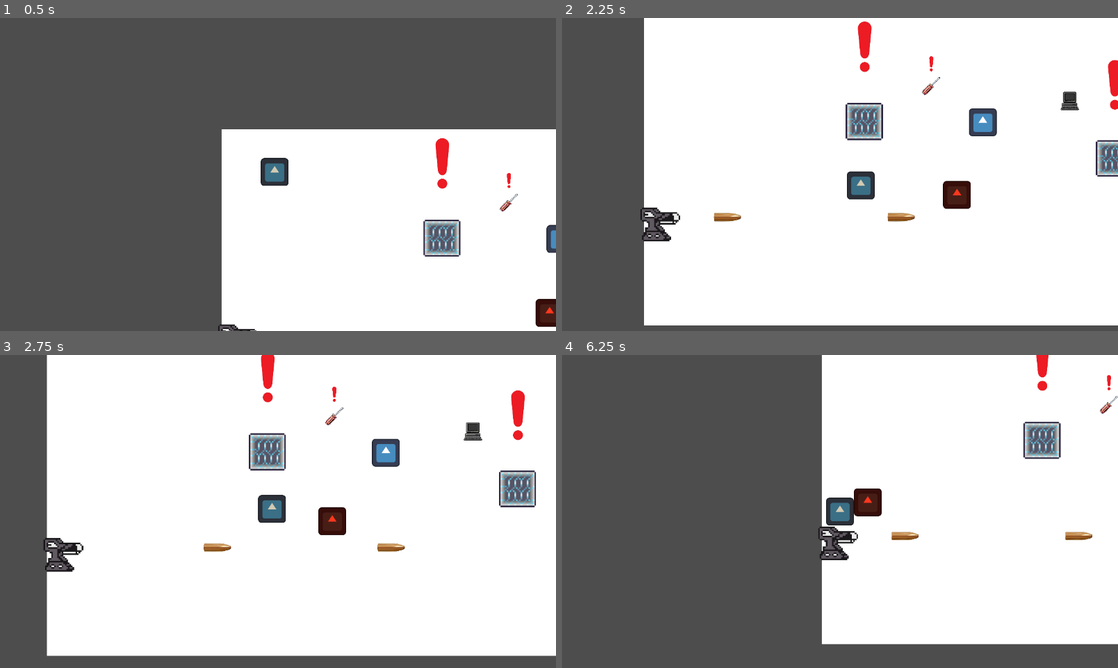
Above: before the commit, frames 1-4 (two rows, left to right).
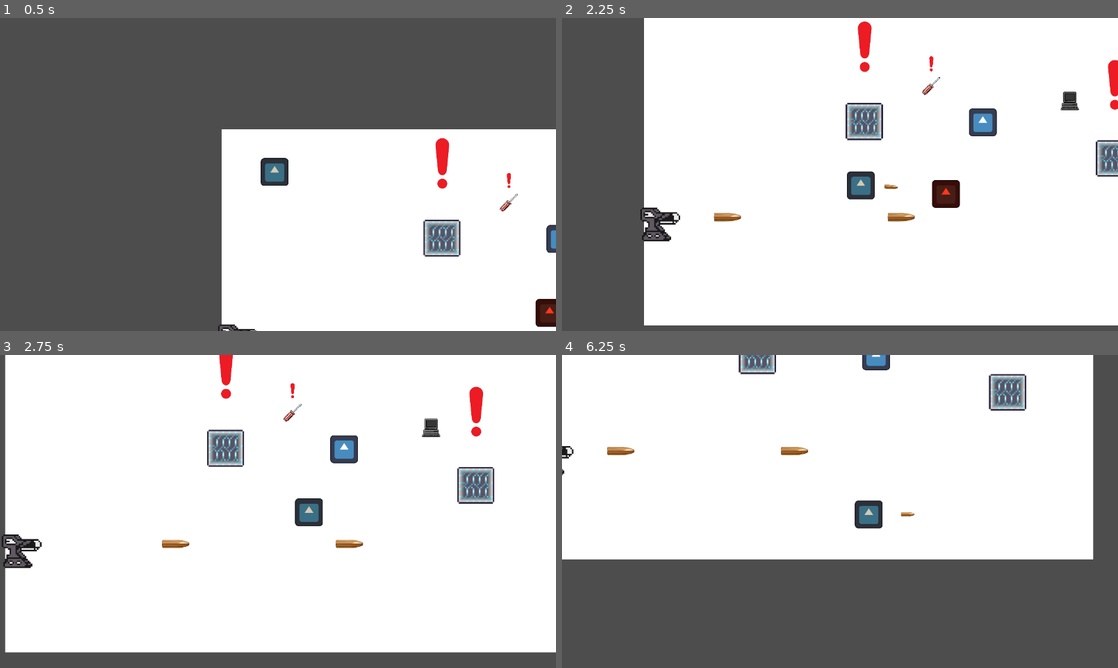
Above: after the commit, the same moments.

Repository: randellsoteo/PixelRig-Showcase
Game: Godot game, scene res://world.tscn
The game is run twice, just before and just after one commit, with the same random seed, the same clock (stepped at 60 frames per second) and the same inputs. The engine's default icon, where the game draws it, is replaced by a stand-in: a white triangle on a blue panel in a dark square.
Inputs:
- Up to frame 1 (0.5 s): no input
- Up to frame 2 (2.25 s): tap Enter (ui_accept) at 0.5, 0.77, 1.52 s; hold D (Right) 0.53-1.28 s; tap Space (Attack, bound only after the commit) at 0.6, 1.55, 2.1 s; hold S (Down) 1.28-2.03 s; tap E (Interact) at 1.35 s; hold D (Right) from 2.03 s (still down)
- Up to frame 3 (2.75 s): keep holding D (Right)
- Up to frame 4 (6.25 s): release D (Right) at 2.78 s; hold W (Up) 2.78-3.53 s; tap Space (Attack, bound only after the commit) at 2.85, 3.8, 4.35, 5.1, 6.05 s; tap Enter (ui_accept) at 3.02, 3.77, 4.52, 6.02 s; hold A (Left) 3.53-5.03 s; tap E (Interact) at 3.6, 5.85 s; hold S (Down) 5.03-5.78 s; hold D (Right) from 5.78 s (still down)

Frame 1 is identical in both runs. In frame 2, 0.5% of the frame differs, in the area x 58-74%, y 51-62%; in frame 3, 16%; in frame 4, 52%, in the area x 0-100%, y 0-93%.

Commit message:
player attack acquired (spacebar to attack)

Diff:
--- /dev/null
+++ b/pixelrig-ai/bullet.gd
@@ -0,0 +1,56 @@
+extends Area2D
+
+@export var speed: float = 800.0
+@export var damage: int = 1
+@export var turn_rate: float = 8.0
+@export var lifetime: float = 4.0
+
+var shooter: Node = null
+
+@onready var col_shape: CollisionShape2D = $CollisionShape2D
+
+func _physics_process(delta):
+	# lifetime
+	lifetime -= delta
+	if lifetime <= 0:
+		queue_free()
+		return
+
+	# homing movement
+	var dir = Vector2.RIGHT.rotated(rotation)
+	var target = _get_nearest_hostile()
+	if target:
+		var to_target = (target.global_position - global_position).normalized()
+		dir = dir.lerp(to_target, turn_rate * delta).normalized()
+		rotation = dir.angle()
+	global_position += dir * speed * delta
+
+	# collision check
+	if col_shape and col_shape.shape:
+		var params = PhysicsShapeQueryParameters2D.new()
+		params.shape = col_shape.shape
+		params.transform = global_transform
+		params.collide_with_bodies = true
+		params.collide_with_areas = true
+		var results = get_world_2d().direct_space_state.intersect_shape(params, 8)
+		for r in results:
+			var collider = r.get("collider")
+			if not collider or collider == shooter:
+				continue
+			# Only damage hostiles (not their detection area)
+			if collider.is_in_group("Hostile") and collider.has_method("take_damage"):
+				collider.take_damage(damage)
+				queue_free()
+				return
+
+func _get_nearest_hostile() -> Node2D:
+	var hostiles = get_tree().get_nodes_in_group("Hostile")
+	var closest: Node2D = null
+	var closest_dist := INF
+	for h in hostiles:
+		if h and h.is_inside_tree():
+			var d = global_position.distance_to(h.global_position)
+			if d < closest_dist:
+				closest_dist = d
+				closest = h
+	return closest
--- /dev/null
+++ b/pixelrig-ai/bullet.tscn
@@ -0,0 +1,19 @@
+[gd_scene load_steps=4 format=3 uid="uid://bwiqyvwshlo30"]
+
+[ext_resource type="Script" uid="uid://coldq7eqh4nib" path="res://bullet.gd" id="1_v8qja"]
+[ext_resource type="Texture2D" uid="uid://b4d22hvsatx8t" path="res://images-removebg-preview.png" id="2_t4vbm"]
+
+[sub_resource type="RectangleShape2D" id="RectangleShape2D_2b2rl"]
+size = Vector2(30.5, 9)
+
+[node name="Bullet" type="Area2D"]
+script = ExtResource("1_v8qja")
+
+[node name="CollisionShape2D" type="CollisionShape2D" parent="."]
+position = Vector2(-0.25, -0.5)
+shape = SubResource("RectangleShape2D_2b2rl")
+
+[node name="Sprite2D" type="Sprite2D" parent="."]
+position = Vector2(-1.00001, -3.8147e-06)
+scale = Vector2(0.0990566, 0.0990566)
+texture = ExtResource("2_t4vbm")
--- a/pixelrig-ai/hostile.gd
+++ b/pixelrig-ai/hostile.gd
@@ -1,9 +1,10 @@
 extends CharacterBody2D
 
-@export var speed: float = 380.0
+@export var speed: float = 320.0
 @export var detection_radius: float = 600.0
 @export var knockback_force: float = 400.0
-@export var attack_cooldown: float = 1.0  # seconds between attacks
+@export var attack_cooldown: float = 1.0 # seconds between attacks
+@export var health: int = 3 # New: Health for the hostile
 
 @onready var detection_area: Area2D = $DetectionArea
 @onready var detection_shape: CollisionShape2D = $DetectionArea/CollisionShape2D
@@ -13,6 +14,7 @@
 var cooldown_timer: Timer
 
 func _ready():
+	add_to_group("Hostile")
 	# Detection shape
 	var shape = CircleShape2D.new()
 	shape.radius = detection_radius
@@ -28,6 +30,20 @@
 	add_child(cooldown_timer)
 	cooldown_timer.timeout.connect(_on_attack_ready)
 
+# New: Function to handle taking damage
+func take_damage(amount: int) -> void:
+	health -= amount
+	print("Hostile HP:", health)
+
+	if health <= 0:
+		die()
+
+# New: Function for when the hostile dies
+func die() -> void:
+	print("💀 Hostile is defeated!")
+	# Removes the hostile from the scene
+	queue_free()
+
 func _physics_process(delta: float) -> void:
 	if target and can_attack:
 		var dist = global_position.distance_to(target.global_position)
@@ -35,19 +51,28 @@
 		var direction = (target.global_position - global_position).normalized()
 		velocity = direction * speed * factor
 
-		# Detect collision with move_and_collide
-		var collision = move_and_collide(velocity * delta)
+		# Use move_and_slide() to handle movement and collisions.
+		var collision = move_and_slide()
+
+		# Check if a collision occurred.
 		if collision:
-			if collision.get_collider().name == "Player":
-				_attack(collision.get_collider())
+			# Iterate through all collisions that occurred in the frame.
+			for i in range(get_slide_collision_count()):
+				var current_collision = get_slide_collision(i)
+				if current_collision.get_collider().has_method("take_damage"):
+					_attack(current_collision.get_collider())
+					# After attacking, stop the hostile's movement.
+					velocity = Vector2.ZERO
+					return # Exit the function so no further movement is processed this frame.
 	else:
 		velocity = Vector2.ZERO
-		move_and_slide()
+
+	move_and_slide()
 
 func _attack(player: Node) -> void:
 	if not can_attack:
 		return
-	can_attack = false  # stop further attacks until cooldown
+	can_attack = false # stop further attacks until cooldown
 	velocity = Vector2.ZERO
 
 	# Apply damage
--- a/pixelrig-ai/player.gd
+++ b/pixelrig-ai/player.gd
@@ -1,3 +1,4 @@
+# player.gd
 extends CharacterBody2D
 
 @export var speed: float = 400.0
@@ -9,7 +10,10 @@
 var stun_timer: Timer
 var knockback_vector: Vector2 = Vector2.ZERO
 var knockback_time: float = 0.0
-var knockback_duration: float = 0.2  # how long knockback lasts
+var knockback_duration: float = 0.2 # how long knockback lasts
+
+# New: Reference to the bullet scene to be instanced
+const BULLET_SCENE = preload("res://Bullet.tscn")
 
 func _ready():
 	stun_timer = Timer.new()
@@ -26,7 +30,6 @@
 
 func die() -> void:
 	print("💀 Player is dead")
-	health = 3
 	var world = get_tree().current_scene
 	if world and world.has_method("respawn_player"):
 		world.respawn_player()
@@ -63,6 +66,30 @@
 	if Input.is_action_just_pressed("Interact"):
 		_interact()
 
+	# New: Check for the "Attack" input
+	if Input.is_action_just_pressed("Attack"):
+		_shoot()
+
+# New: Function to handle the player shooting a bullet
+func _shoot():
+	var bullet = BULLET_SCENE.instantiate()
+	get_tree().current_scene.add_child(bullet)
+
+	var dir = Vector2.ZERO
+	if velocity.length() > 0:
+		dir = velocity.normalized()
+	else:
+		var last_input = Input.get_vector("Left","Right","Up","Down")
+		if last_input.length() > 0:
+			dir = last_input.normalized()
+		else:
+			dir = Vector2.RIGHT
+
+	bullet.rotation = dir.angle()
+	bullet.global_position = global_position + dir * 24  # spawn a bit forward
+	bullet.shooter = self
+
+
 func _interact():
 	var space_state = get_world_2d().direct_space_state
 	var circle = CircleShape2D.new()
--- a/pixelrig-ai/project.godot
+++ b/pixelrig-ai/project.godot
@@ -51,6 +51,11 @@
 "events": [Object(InputEventKey,"resource_local_to_scene":false,"resource_name":"","device":0,"window_id":0,"alt_presse …(189 unchanged characters)…
 ]
 }
+Attack={
+"deadzone": 0.2,
+"events": [Object(InputEventKey,"resource_local_to_scene":false,"resource_name":"","device":-1,"window_id":0,"alt_pressed":false,"shift_pressed":false,"ctrl_pressed":false,"meta_pressed":false,"pressed":false,"keycode":0,"physical_keycode":32,"key_label":0,"unicode":32,"location":0,"echo":false,"script":null)
+]
+}
 
 [rendering]
 
--- a/pixelrig-ai/world.gd
+++ b/pixelrig-ai/world.gd
@@ -1,3 +1,4 @@
+# world.gd
 extends Node2D
 
 var spawn_point: Vector2
Not shown, added: pixelrig-ai/bullet.gd.uid
